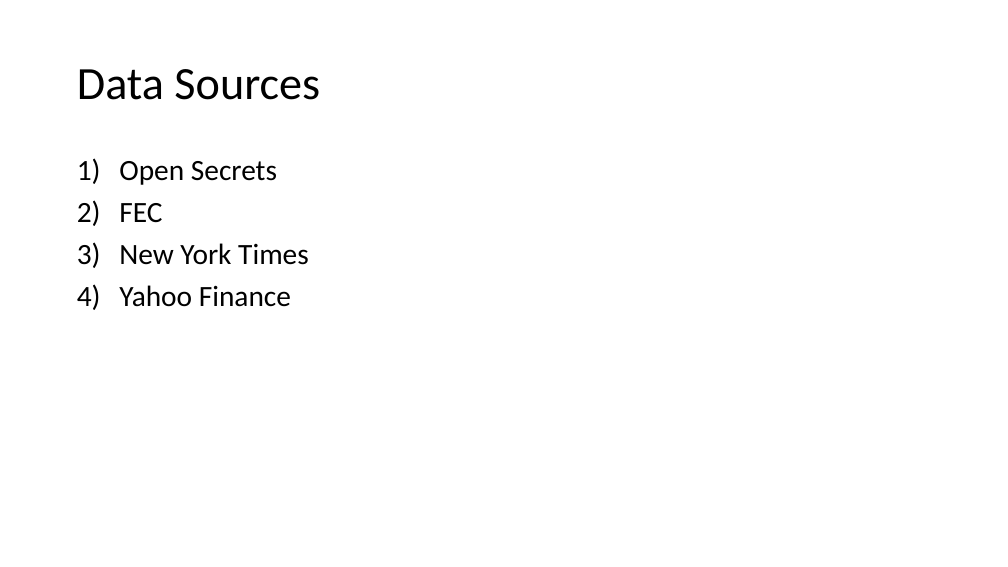
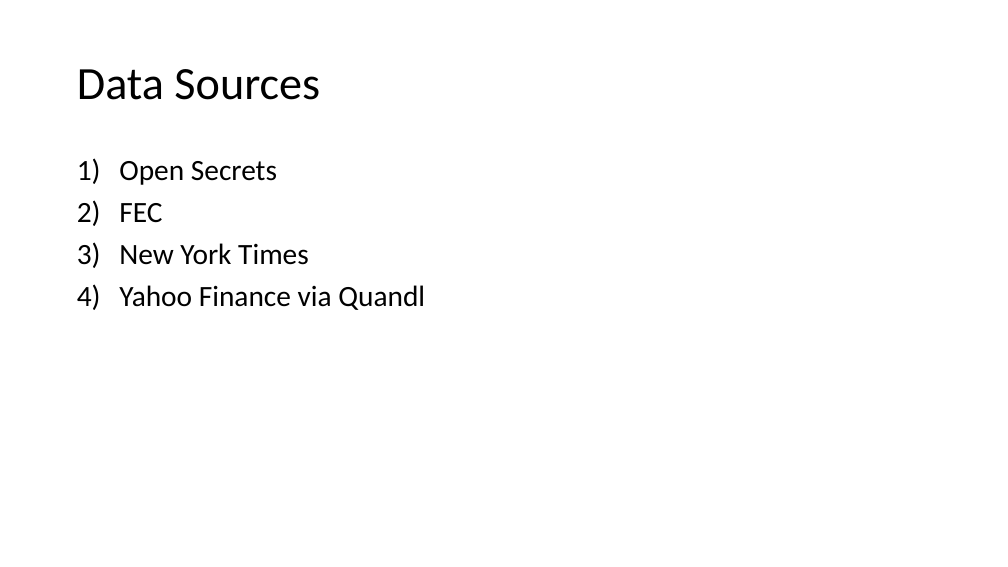
Before and after one commit to arifyali/50-percent-Chance-of-Awesome, a slide deck: slide 5 of John's Slides.pptx. Drawn at 1008x567 pixels with LibreOffice and Linux fonts; fonts in the diff are those of the drawing. Boxes give left, top, right and bottom in pixels: in the first picture for what was removed or moved away, otherwise in the second. Text is boxed around its words. In the diff, an @@ line names an element or a change of style, - is before the commit and + after.

```diff
--- a/John's Slides.pptx
+++ b/John's Slides.pptx
@@ text at bbox=[119, 285, 425, 310]: text changed @@
-4) Yahoo Finance
+4) Yahoo Finance via Quandl
```
Also in this commit, not shown: 2 other files.
